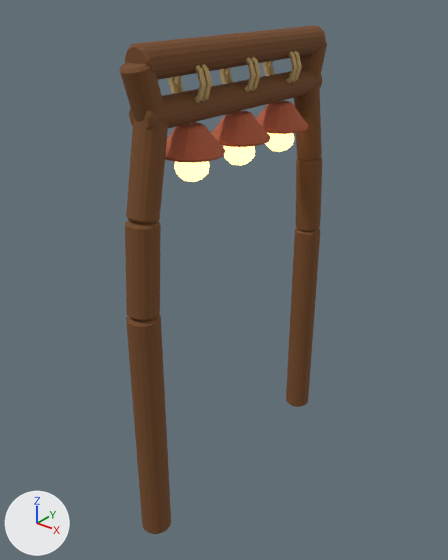
Renders of the glTF model apps/garden/public/assets/models/HazelLightArch.glb from each side of a commit.
One viewpoint serves both versions: a 50 mm camera at (1.151, -1.513, 1.683) aimed at (-0.034, -0.032, 0.765). Arrows for +X, +Y and +Z are at lower left; the lights stay in place. The older version comes first. Vertices at exactly the same position are counted once.

The scene before the commit, as lines of its bpy script (objects in view):
```python
ob_hazellightarch_bulbs = bpy.data.objects.new('HazelLightArch_Bulbs', me_hazellightarch_bulbs_mesh)
ob_hazellightarch_bulbs.location = (0.0, 0.0, 0.0)
ob_hazellightarch_cords = bpy.data.objects.new('HazelLightArch_Cords', me_hazellightarch_cords_mesh)
ob_hazellightarch_cords.location = (0.0, 0.0, 0.0)
ob_hazellightarch_poles = bpy.data.objects.new('HazelLightArch_Poles', me_hazellightarch_poles_mesh)
ob_hazellightarch_poles.location = (0.0, 0.0, 0.0)
ob_hazellightarch_terracottashades = bpy.data.objects.new('HazelLightArch_TerracottaShades', me_hazellightarch_terracottashades_mesh)
ob_hazellightarch_terracottashades.location = (0.0, 0.0, 0.0)
```
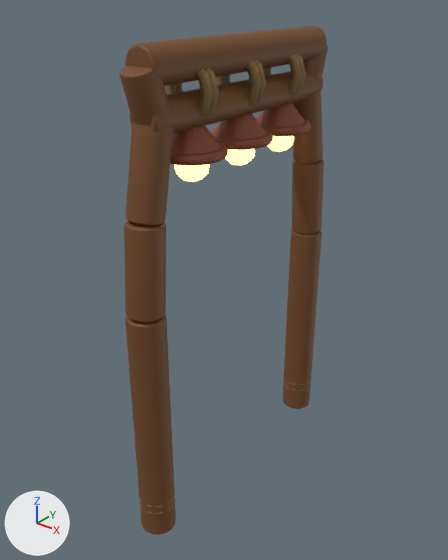
Boxes (x1, y1, x2, y2) around the edits, measured in the pictures (448 x 560 px; the box of a moved part takes in the faces that stretch with it):
'HazelLightArch_Poles', reshaped
    before: (120, 25, 327, 534)
    after: (119, 26, 328, 535)
'HazelLightArch_TerracottaShades', recoloured, reshaped (orange to brown)
    before: (165, 101, 308, 163)
    after: (171, 103, 311, 166)
'HazelLightArch_Cords', recoloured, reshaped
    before: (168, 50, 302, 124)
    after: (138, 53, 312, 514)
part 1 of me_hazellightarch_poles_mesh, moved or reshaped
    before: (126, 314, 171, 534)
    after: (125, 314, 176, 535)
part 2 of me_hazellightarch_poles_mesh, moved or reshaped
    before: (125, 220, 161, 321)
    after: (124, 221, 166, 323)
part 3 of me_hazellightarch_poles_mesh, moved or reshaped
    before: (126, 121, 168, 224)
    after: (125, 123, 174, 226)
part 4 of me_hazellightarch_poles_mesh, moved or reshaped
    before: (286, 227, 320, 407)
    after: (283, 229, 322, 409)
part 5 of me_hazellightarch_poles_mesh, moved or reshaped
    before: (296, 157, 322, 232)
    after: (292, 159, 324, 234)
part 6 of me_hazellightarch_poles_mesh, moved or reshaped
    before: (294, 86, 322, 161)
    after: (292, 89, 323, 164)
part 7 of me_hazellightarch_poles_mesh, moved or reshaped
    before: (125, 25, 326, 79)
    after: (125, 26, 327, 86)
part 8 of me_hazellightarch_poles_mesh, moved or reshaped
    before: (129, 69, 322, 130)
    after: (130, 71, 323, 134)
part 9 of me_hazellightarch_poles_mesh, moved or reshaped
    before: (120, 62, 164, 122)
    after: (119, 66, 169, 126)
part 10 of me_hazellightarch_poles_mesh, moved or reshaped
    before: (300, 42, 327, 82)
    after: (303, 45, 328, 86)
part 11 of me_hazellightarch_cords_mesh, moved or reshaped
    before: (168, 50, 302, 124)
    after: (165, 53, 306, 118)
part 12 of me_hazellightarch_cords_mesh, moved or reshaped (not visible before)
    after: (138, 492, 176, 514)
part 13 of me_hazellightarch_terracottashades_mesh, moved or reshaped
    before: (165, 122, 308, 163)
    after: (171, 118, 311, 166)

What changed in the scene script:
```text
Change mat_material_hazellightarch_darkcord:
    mat_material_hazellightarch_darkcord.base_color: (0.578, 0.402, 0.168) -> (0.25, 0.155, 0.0575)  # brown #c8aa72 -> brown #896e44
Change mat_material_hazellightarch_terracotta:
    mat_material_hazellightarch_terracotta.base_color: (0.474, 0.109, 0.0482) -> (0.25, 0.0631, 0.0266)  # orange #b75d3e -> brown #89472d
Change me_hazellightarch_poles_mesh:
    remove me_hazellightarch_poles_mesh.from_pydata(...)  # 540 vertices, 1040 faces; spans x -0.05..0.05, y -0.49..0.49, z 0.0..1.54
    add me_hazellightarch_poles_mesh.from_pydata(...)  # 540 vertices, 1040 faces; spans x -0.06..0.06, y -0.49..0.49, z 0.0..1.54
    me_hazellightarch_poles_mesh part 1: the loose piece of 54 vertices spanning x -0.05..0.05, y -0.49..-0.39, z 0.0..0.82 is moved by (0.0, 0.01, 0.0)
    me_hazellightarch_poles_mesh part 2: the loose piece of 54 vertices spanning x -0.05..0.05, y -0.49..-0.38, z 0.82..1.1 is moved by (0.0, 0.01, -0.01)
    me_hazellightarch_poles_mesh part 3: the loose piece of 54 vertices spanning x -0.04..0.04, y -0.46..-0.33, z 1.09..1.37 is moved by (0.0, 0.01, -0.01)
    me_hazellightarch_poles_mesh part 4: the loose piece of 54 vertices spanning x -0.05..0.05, y 0.39..0.49, z 0.0..0.82 is moved by (0.0, -0.01, 0.0)
    me_hazellightarch_poles_mesh part 5: the loose piece of 54 vertices spanning x -0.05..0.05, y 0.38..0.49, z 0.82..1.1 is moved by (0.0, -0.01, -0.01)
    me_hazellightarch_poles_mesh part 6: the loose piece of 54 vertices spanning x -0.04..0.04, y 0.33..0.46, z 1.09..1.37 is moved by (0.0, -0.01, -0.01)
    me_hazellightarch_poles_mesh part 7: the loose piece of 54 vertices spanning x -0.04..0.04, y -0.42..0.42, z 1.46..1.54 is moved by (0.0, 0.0, -0.01)
    me_hazellightarch_poles_mesh part 8: the loose piece of 54 vertices spanning x -0.04..0.04, y -0.42..0.42, z 1.33..1.41 is moved by (0.0, 0.0, -0.01)
    me_hazellightarch_poles_mesh part 9: the loose piece of 54 vertices spanning x -0.04..0.04, y -0.45..-0.34, z 1.35..1.51 is moved by (0.0, 0.01, -0.01)
    me_hazellightarch_poles_mesh part 10: the loose piece of 54 vertices spanning x -0.04..0.04, y 0.34..0.45, z 1.35..1.51 is moved by (0.0, -0.01, -0.01)
Change me_hazellightarch_cords_mesh:
    remove me_hazellightarch_cords_mesh.from_pydata(...)  # 608 vertices, 1204 faces; spans x -0.066..0.066, y -0.488..0.488, z 0.096..1.498
    add me_hazellightarch_cords_mesh.from_pydata(...)  # 608 vertices, 1204 faces; spans x -0.086..0.086, y -0.493..0.493, z 0.09..1.495
    me_hazellightarch_cords_mesh part 11: 408 of 608 vertices moved; they spanned x -0.066..0.066, y -0.241..0.241, z 1.325..1.498 and now span x -0.086..0.086, y -0.242..0.242, z 1.3..1.495; mean shift (0.0, 0.0, -0.02); largest move (0.02, -0.232, 1.372) -> (0.027, -0.227, 1.331)
    me_hazellightarch_cords_mesh part 12: 100 of 608 vertices moved; they spanned x -0.047..0.047, y -0.488..-0.398, z 0.096..0.144 and now span x -0.063..0.063, y -0.493..-0.375, z 0.09..0.149; mean shift (0.0, 0.009, -0.001); largest move (-0.015, -0.398, 0.135) -> (-0.02, -0.375, 0.134)
    other edits to the shape of me_hazellightarch_cords_mesh do not show in these pictures
Change me_hazellightarch_terracottashades_mesh:
    remove me_hazellightarch_terracottashades_mesh.from_pydata(...)  # 432 vertices, 852 faces; spans x -0.096..0.096, y -0.316..0.316, z 1.24..1.322
    add me_hazellightarch_terracottashades_mesh.from_pydata(...)  # 432 vertices, 852 faces; spans x -0.104..0.104, y -0.324..0.324, z 1.233..1.322
    me_hazellightarch_terracottashades_mesh part 13: 288 of 432 vertices moved; they spanned x -0.096..0.096, y -0.316..0.316, z 1.24..1.254 and now span x -0.104..0.104, y -0.324..0.324, z 1.233..1.261; mean shift (0.0, 0.0, 0.0); largest move (0.031, 0.294, 1.247) -> (0.028, 0.286, 1.247)
```
